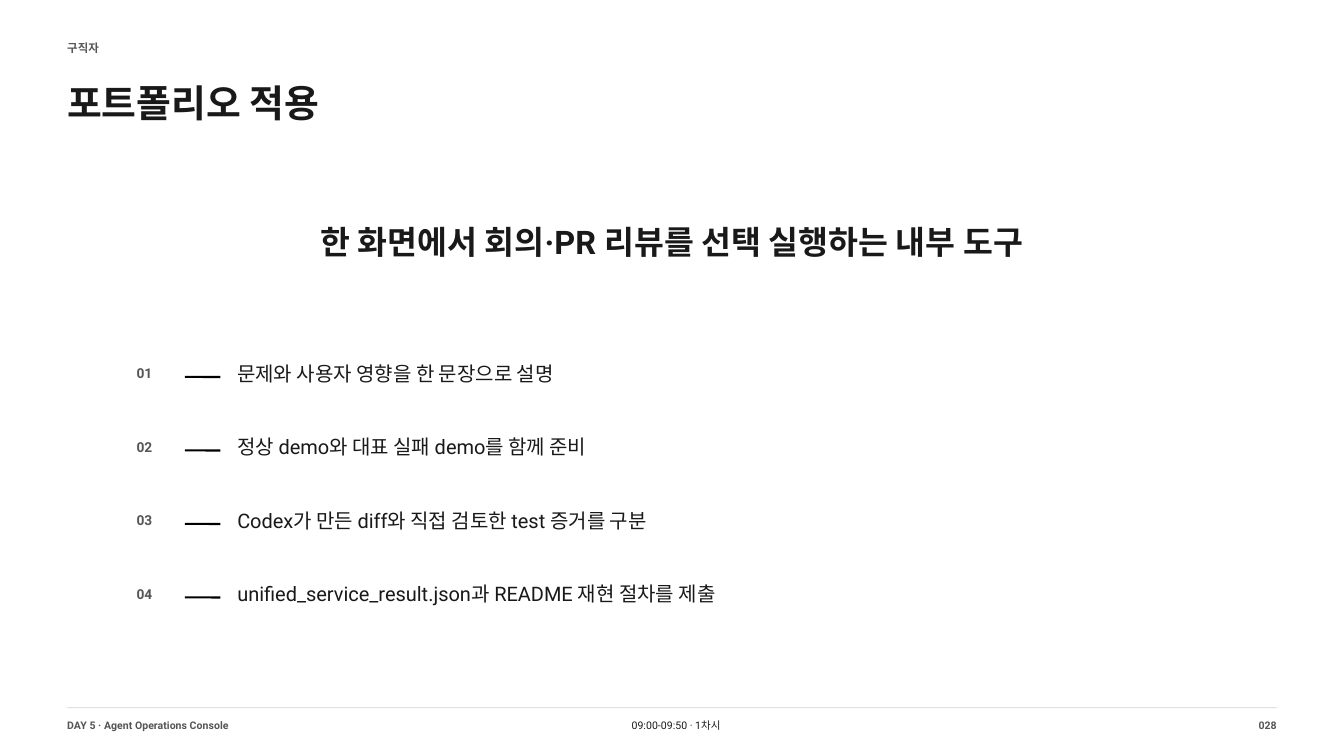
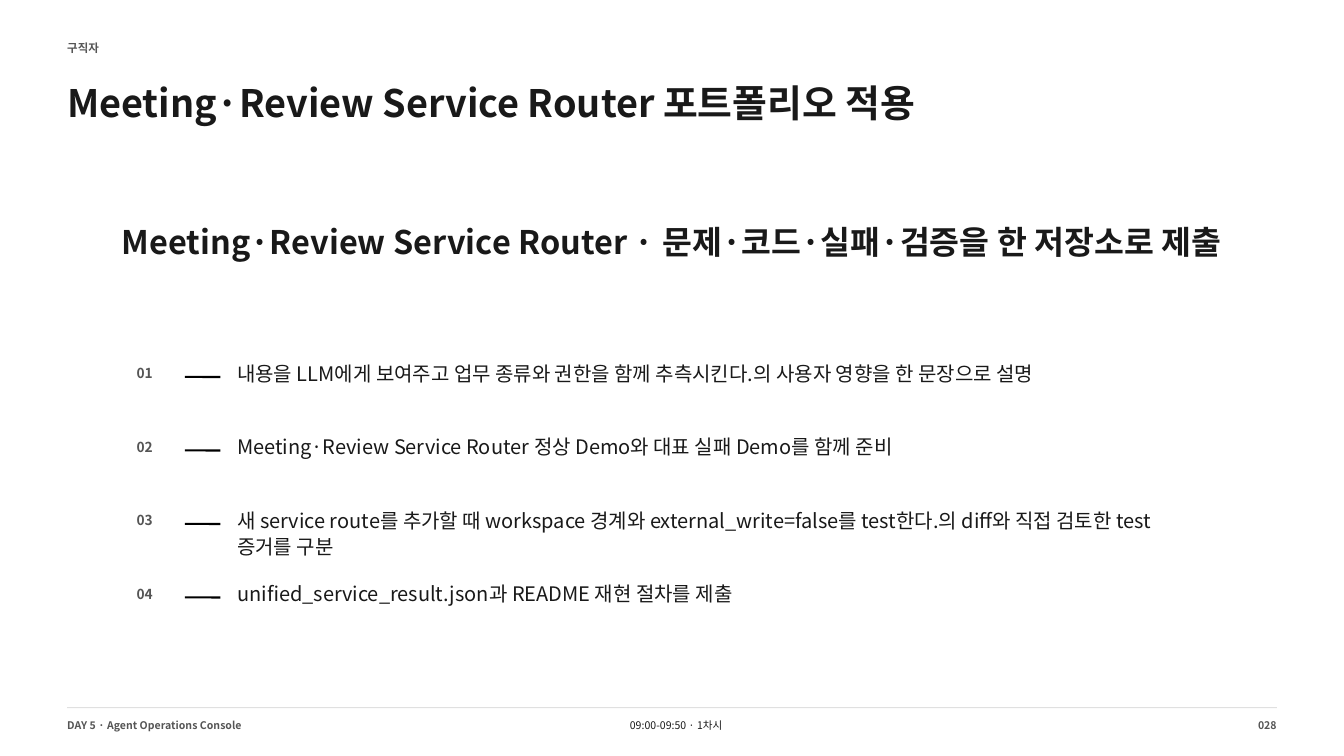
Before and after one commit to smilesjcha/llm-agent-and-workflow-automation, a slide deck: slide 28 of slides/IPA_LLM_Agent_업무자동화_Day5_DRAFT_240p.pptx. Drawn at 1344x756 pixels with LibreOffice and Linux fonts; fonts in the diff are those of the drawing. Boxes give left, top, right and bottom in pixels: in the first picture for what was removed or moved away, otherwise in the second. Text is boxed around its words. In the diff, an @@ line names an element or a change of style, - is before the commit and + after.

```diff
--- a/slides/IPA_LLM_Agent_업무자동화_Day5_DRAFT_240p.pptx
+++ b/slides/IPA_LLM_Agent_업무자동화_Day5_DRAFT_240p.pptx
@@ text at <box>67,85,916,126</box>: text changed; font Roboto to Noto Sans CJK KR @@
-포트폴리오 적용
+Meeting·Review Service Router 포트폴리오 적용
@@ text at <box>122,226,1222,262</box>: text changed; font Roboto to Noto Sans CJK KR @@
-한 화면에서 회의·PR 리뷰를 선택 실행하는 내부 도구
+Meeting·Review Service Router · 문제·코드·실패·검증을 한 저장소로 제출
@@ text at <box>237,364,1033,383</box>: text changed; font Roboto to Noto Sans CJK KR @@
-문제와 사용자 영향을 한 문장으로 설명
+내용을 LLM에게 보여주고 업무 종류와 권한을 함께 추측시킨다.의 사용자 영향을 한 문장으로 설명
@@ text at <box>237,437,893,459</box>: text changed; font Roboto to Noto Sans CJK KR @@
-정상 demo와 대표 실패 demo를 함께 준비
+Meeting·Review Service Router 정상 Demo와 대표 실패 Demo를 함께 준비
@@ text at <box>237,511,1151,556</box>: text changed; font Roboto to Noto Sans CJK KR @@
-Codex가 만든 diff와 직접 검토한 test 증거를 구분
+새 service route를 추가할 때 workspace 경계와 external_write=false를 test한다.의 diff와 직접 검토한 test 증거를 구분
@@ font Roboto to Noto Sans CJK KR in 4 elements at <box>67,720,242,732</box>, <box>630,720,722,730</box>, <box>137,367,153,378</box>, <box>237,584,733,606</box> @@
```
Also in this commit, not shown: 212 other slides changed, 27 slides added, 27 slides removed, 13 other files.
